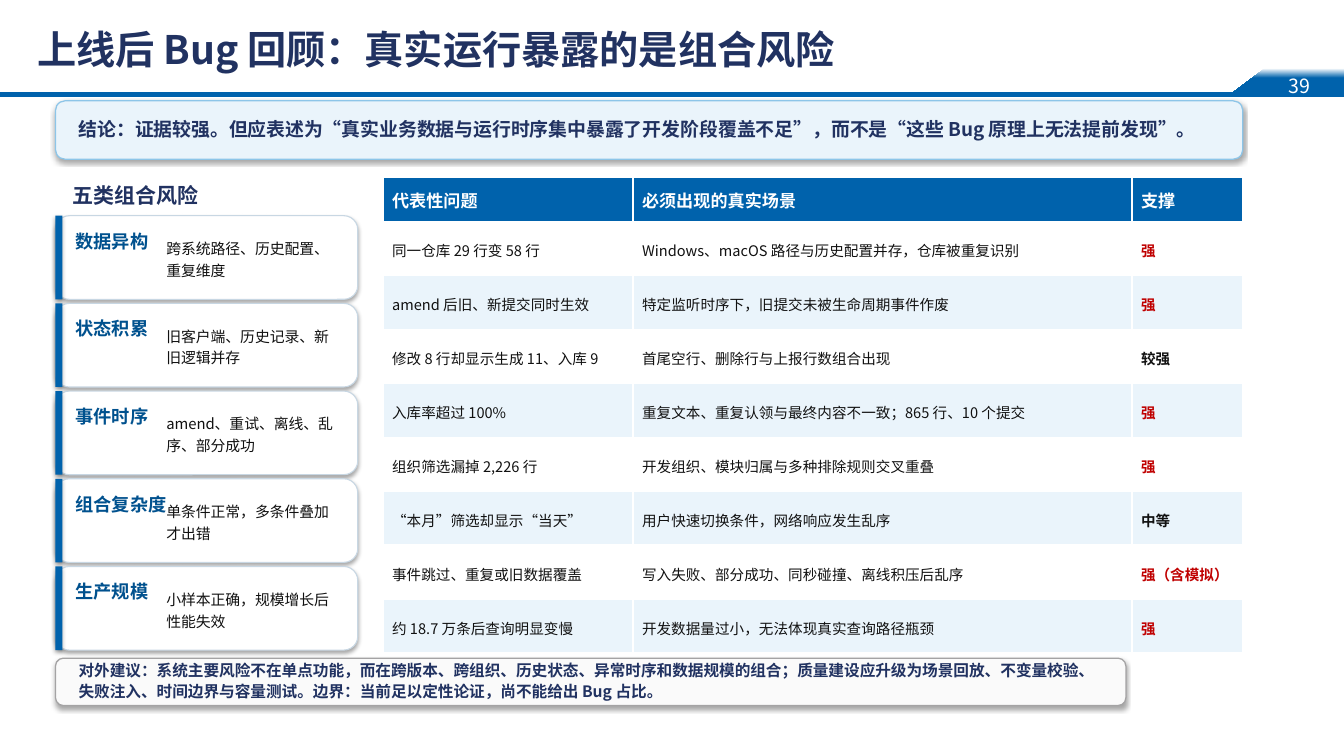
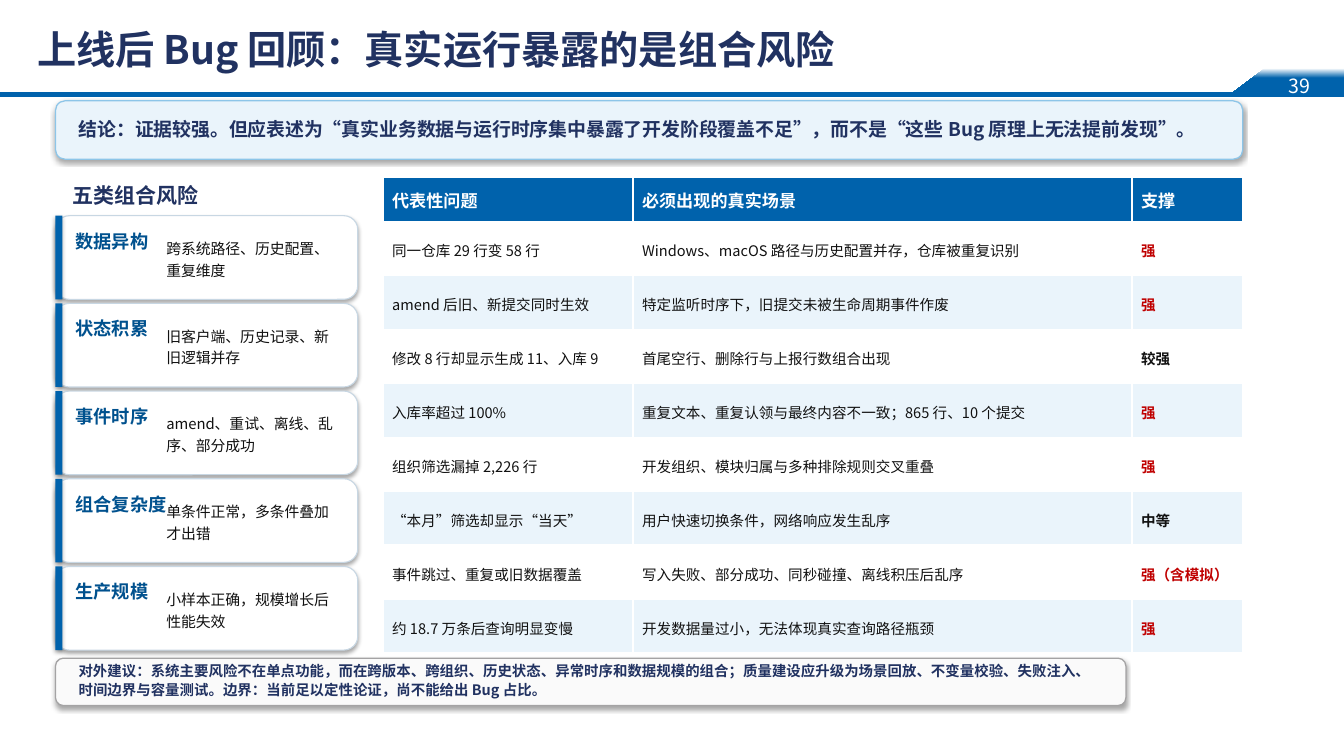
Before and after one commit to glm1024/git-ai, a slide deck: slide 40 of git-ai-ppt/git-ai-research-record.pptx. Drawn at 1344x756 pixels with LibreOffice and Linux fonts; fonts in the diff are those of the drawing; background and template pictures are left out. Boxes give left, top, right and bottom in pixels: in the first picture for what was removed or moved away, otherwise in the second. Text is boxed around its words. In the diff, an @@ line names an element or a change of style, - is before the commit and + after.

```diff
--- a/git-ai-ppt/git-ai-research-record.pptx
+++ b/git-ai-ppt/git-ai-research-record.pptx
@@ text "对外建议：系统主要风险不在单点功能，而在跨版本、跨组织、历史状态、异常时序和数据规模的组合；质量建设应升级为场景回放、不 ..." at [79,663,1090,699]: size 11.2 to 10.4 pt @@
```
Also in this commit, not shown: 3 other slides changed, 3 other files.
